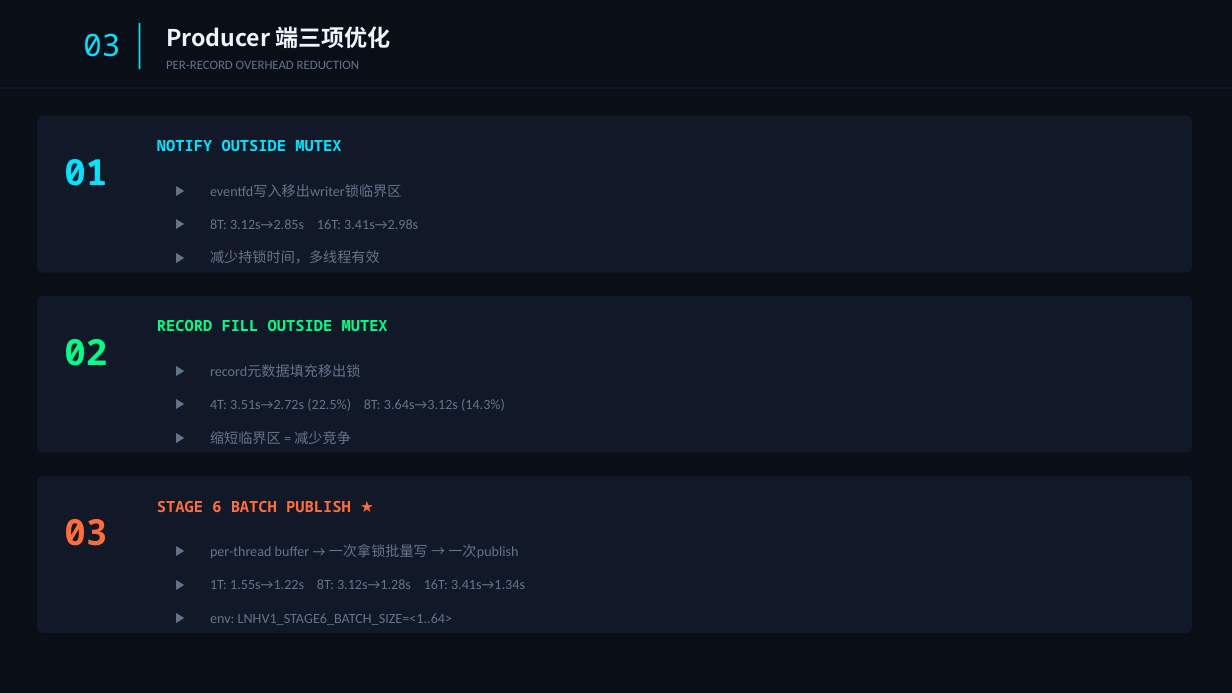
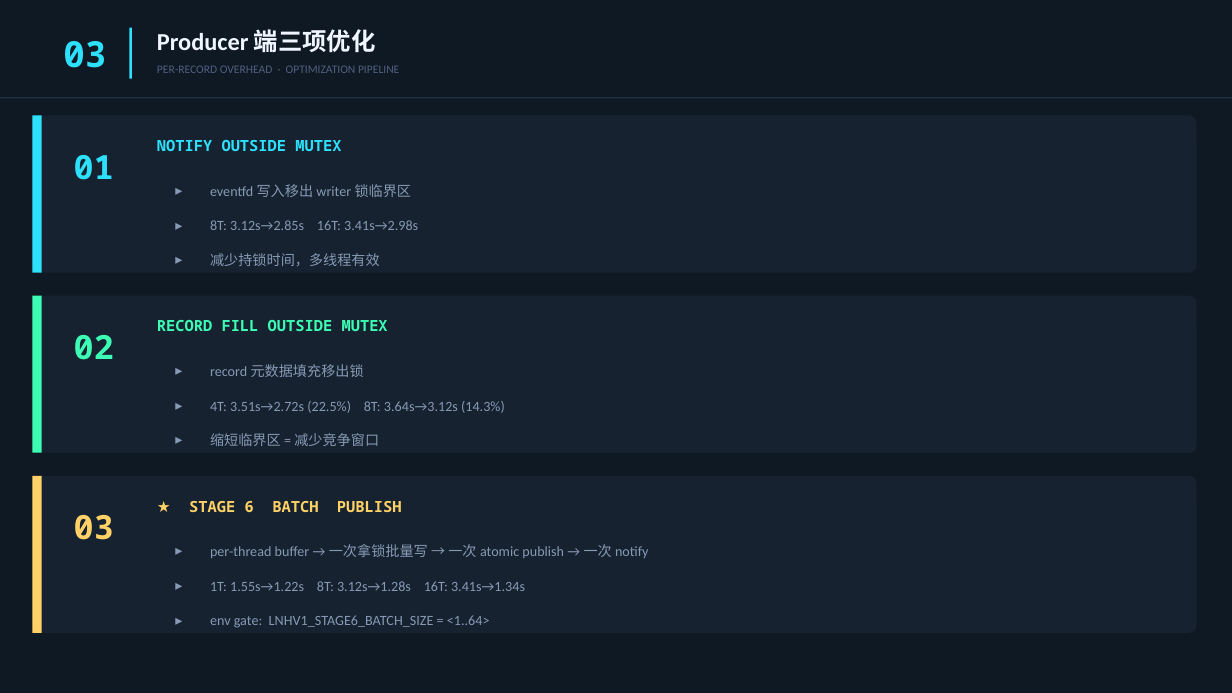
Before and after one commit to YiChiChen1106/Nativehook_linux_planb, a slide deck: slide 4 of presentation/native_hook_progress_2026-06-05.pptx. Drawn at 1232x693 pixels with LibreOffice and Linux fonts; fonts in the diff are those of the drawing. Boxes give left, top, right and bottom in pixels: in the first picture for what was removed or moved away, otherwise in the second. Text is boxed around its words. In the diff, an @@ line names an element or a change of style, - is before the commit and + after.

```diff
--- a/presentation/native_hook_progress_2026-06-05.pptx
+++ b/presentation/native_hook_progress_2026-06-05.pptx
@@ background #0A0E17 to #0F1923 @@
@@ text "03" at (x1=63, y1=41, x2=106, y2=68): size 24 to 28 pt, text colour #00E5FF to #2DE1FC, bold on @@
@@ rectangle resized from (x1=139, y1=23, x2=140, y2=69) to (x1=129, y1=28, x2=132, y2=79) @@
@@ rectangle at (x1=129, y1=28, x2=132, y2=79): fill #00E5FF to #2DE1FC @@
@@ text "Producer 端三项优化" moved from (x1=166, y1=26, x2=391, y2=48) to (x1=157, y1=29, x2=376, y2=53) @@
@@ text "Producer 端三项优化" at (x1=157, y1=29, x2=376, y2=53): size 18 to 19 pt, font Noto Sans CJK SC to Calibri, text colour #F0F4FF to #F0F6FF @@
@@ text at (x1=157, y1=65, x2=399, y2=73): text changed; size 10 to 9 pt; text colour #64748B to #506080 @@
-PER-RECORD OVERHEAD REDUCTION
+PER-RECORD OVERHEAD · OPTIMIZATION PIPELINE
@@ rectangle moved from (x1=0, y1=88, x2=1232, y2=89) to (x1=0, y1=97, x2=1232, y2=98) @@
@@ rectangle at (x1=0, y1=97, x2=1232, y2=98): fill #1E293B to #1E3045 @@
@@ rounded rectangle resized from (x1=37, y1=116, x2=1192, y2=273) to (x1=32, y1=116, x2=1197, y2=273) @@
@@ rectangle added at (x1=32, y1=116, x2=42, y2=273), fill #2DE1FC @@
@@ text "01" moved from (x1=64, y1=159, x2=107, y2=186) to (x1=74, y1=155, x2=114, y2=180) @@
@@ text "01" at (x1=74, y1=155, x2=114, y2=180): size 28 to 26 pt, text colour #00E5FF to #2DE1FC @@
@@ text "NOTIFY OUTSIDE MUTEX" at (x1=157, y1=140, x2=341, y2=151): text colour #00E5FF to #2DE1FC @@
@@ text at (x1=210, y1=184, x2=412, y2=197): text changed; text colour #64748B to #8899B4 @@
-▶ eventfd写入移出writer锁临界区
+▸ eventfd 写入移出 writer 锁临界区
@@ text at (x1=210, y1=220, x2=418, y2=266): text colour #64748B to #8899B4 in "8T: 3.12s→2.85s 16T: 3.41s→2.98s", "减少持锁时间，多线程有效"; bullet ▶ to ▸; more space between paragraphs @@
@@ rounded rectangle resized from (x1=37, y1=296, x2=1192, y2=453) to (x1=32, y1=296, x2=1197, y2=453) @@
@@ rectangle added at (x1=32, y1=296, x2=42, y2=453), fill #3DFCB4 @@
@@ text "02" moved from (x1=64, y1=339, x2=107, y2=366) to (x1=74, y1=335, x2=114, y2=360) @@
@@ text "02" at (x1=74, y1=335, x2=114, y2=360): size 28 to 26 pt, text colour #00FF88 to #3DFCB4 @@
@@ text "RECORD FILL OUTSIDE MUTEX" at (x1=157, y1=320, x2=388, y2=331): text colour #00FF88 to #3DFCB4 @@
@@ text at (x1=210, y1=364, x2=364, y2=377): text changed; text colour #64748B to #8899B4 @@
-▶ record元数据填充移出锁
+▸ record 元数据填充移出锁
@@ text at (x1=210, y1=401, x2=505, y2=413): text colour #64748B to #8899B4 in "4T: 3.51s→2.72s (22.5%) 8T: 3.64s→3.12s (14.3%)"; bullet ▶ to ▸; more space between paragraphs @@
@@ text at (x1=210, y1=433, x2=379, y2=446): text changed; text colour #64748B to #8899B4 @@
-▶ 缩短临界区 = 减少竞争
+▸ 缩短临界区 = 减少竞争窗口
@@ fill #111827 to #162230; proportions changed in 3 elements at (x1=32, y1=116, x2=1197, y2=273), (x1=32, y1=296, x2=1197, y2=453), (x1=32, y1=476, x2=1197, y2=633) @@
@@ rounded rectangle resized from (x1=37, y1=476, x2=1192, y2=633) to (x1=32, y1=476, x2=1197, y2=633) @@
@@ rectangle added at (x1=32, y1=476, x2=42, y2=633), fill #FFD166 @@
@@ text "03" moved from (x1=64, y1=519, x2=107, y2=546) to (x1=74, y1=515, x2=114, y2=540) @@
@@ text "03" at (x1=74, y1=515, x2=114, y2=540): size 28 to 26 pt, text colour #FF6D3A to #FFD166 @@
@@ text at (x1=189, y1=501, x2=402, y2=512): text changed; text colour #FF6D3A to #FFD166 @@
-STAGE 6 BATCH PUBLISH ★
+★ STAGE 6 BATCH PUBLISH
@@ text at (x1=210, y1=544, x2=649, y2=558): text changed; text colour #64748B to #8899B4 @@
-▶ per-thread buffer → 一次拿锁批量写 → 一次publish
+▸ per-thread buffer → 一次拿锁批量写 → 一次 atomic publish → 一次 notify
@@ text at (x1=210, y1=581, x2=525, y2=591): text colour #64748B to #8899B4 in "1T: 1.55s→1.22s 8T: 3.12s→1.28s 16T: 3.41s→1.34s"; bullet ▶ to ▸; more space between paragraphs @@
@@ text at (x1=210, y1=615, x2=490, y2=628): text changed; text colour #64748B to #8899B4 @@
-▶ env: LNHV1_STAGE6_BATCH_SIZE=<1..64>
+▸ env gate: LNHV1_STAGE6_BATCH_SIZE = <1..64>
```
Also in this commit, not shown: 9 other slides changed, 1 other file.
